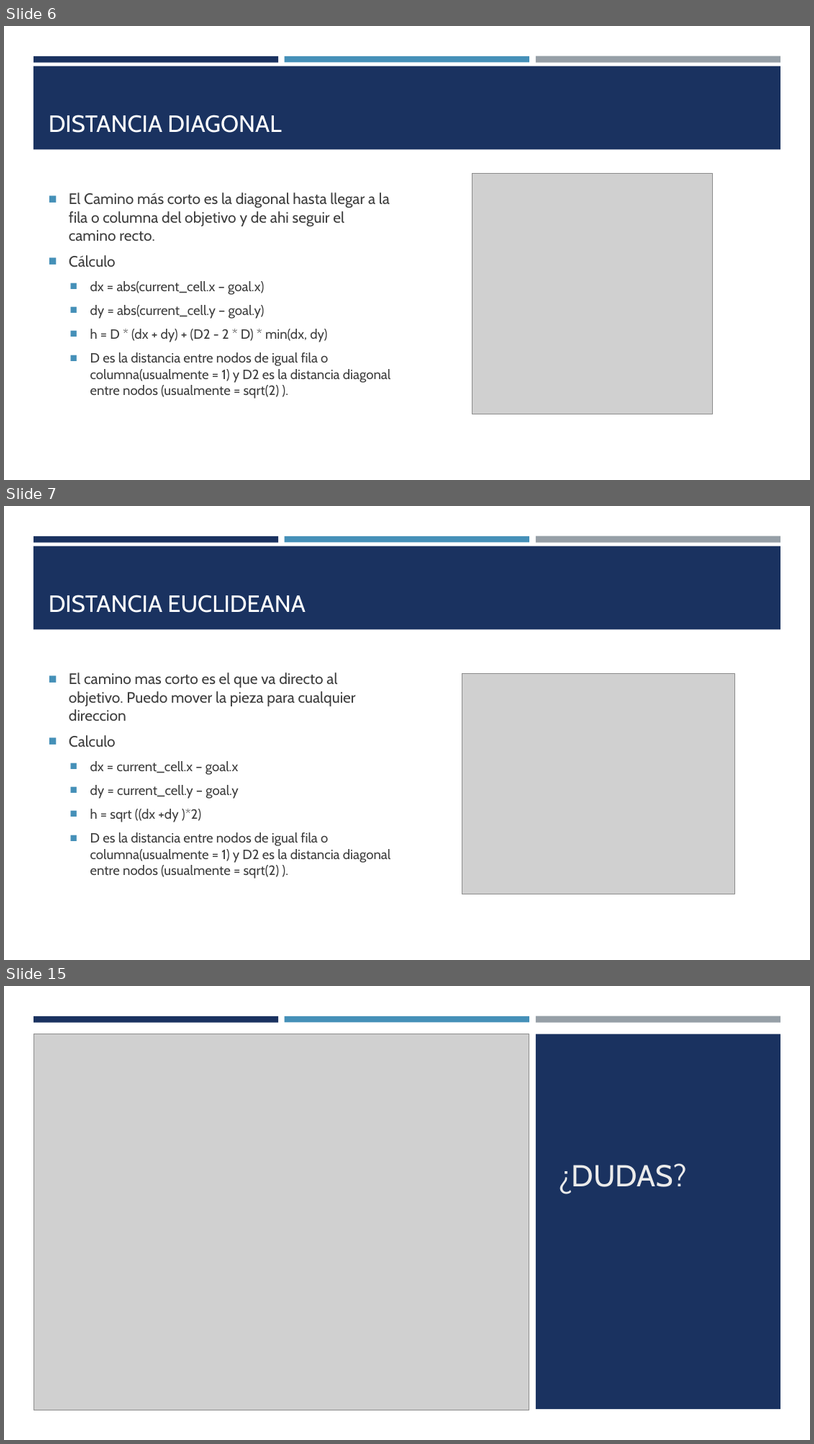
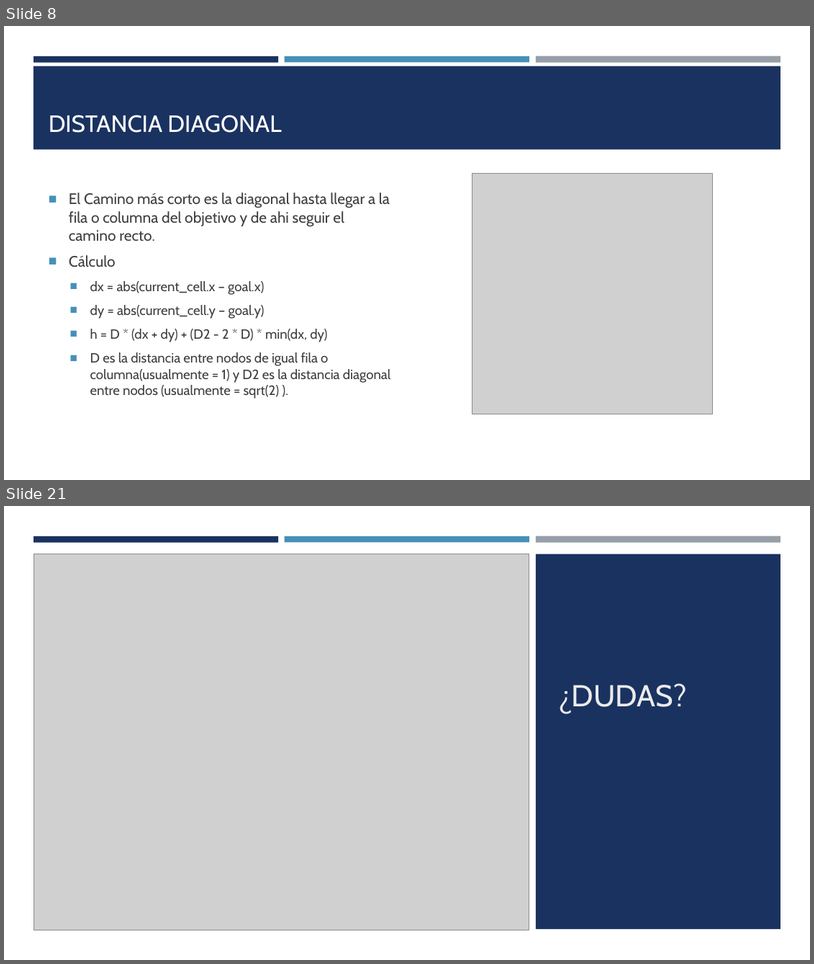
Before and after one commit to Martin-Roberto-lecuona/TP_Algoritmo_GRAFO, a slide deck: presentacion/algoritmo A.pptx. Shown one above the other, each under a label of ours: slides 6, 7 and 15 before the commit, slides 8 and 21 after it; the slides between them are not shown. The pictures are 814x1444 and 814x964 pixels, drawn with LibreOffice and Linux fonts; fonts in the diff are those of the drawing; grey boxes stand for pictures. Boxes give left, top, right and bottom in pixels: in the first picture for what was removed or moved away, otherwise in the second. Text is boxed around its words. In the diff, an @@ line names an element or a change of style, - is before the commit and + after.

```diff
--- a/presentacion/algoritmo A.pptx
+++ b/presentacion/algoritmo A.pptx
@@ slide 7 removed at [4,506,810,960], background #FFFFFF; not listed: 4 template elements that a slide beside it also shows @@
@@ title removed at [49,595,306,613] @@
-DISTANCIA EUCLIDEANA
@@ text removed at [69,672,391,878] @@
-■ El camino mas corto es el que va directo al objetivo. Puedo mover la pieza para cualquier direccion
-■ Calculo
-  ■ dx = current_cell.x – goal.x
-  ■ dy = current_cell.y – goal.y
-  ■ h = sqrt ((dx +dy )*2)
-  ■ D es la distancia entre nodos de igual fila o columna(usualmente = 1) y D2 es la distancia diagonal entre nodos (usualmente = sqrt(2) ).
@@ picture removed at [462,674,736,894] @@
@@ what was slide 6 is now slide 8 @@
@@ what was slide 15 is now slide 21 @@
```
Also in this commit, not shown: 3 slides changed, 12 slides added, 5 other slides removed, 4 other files.
